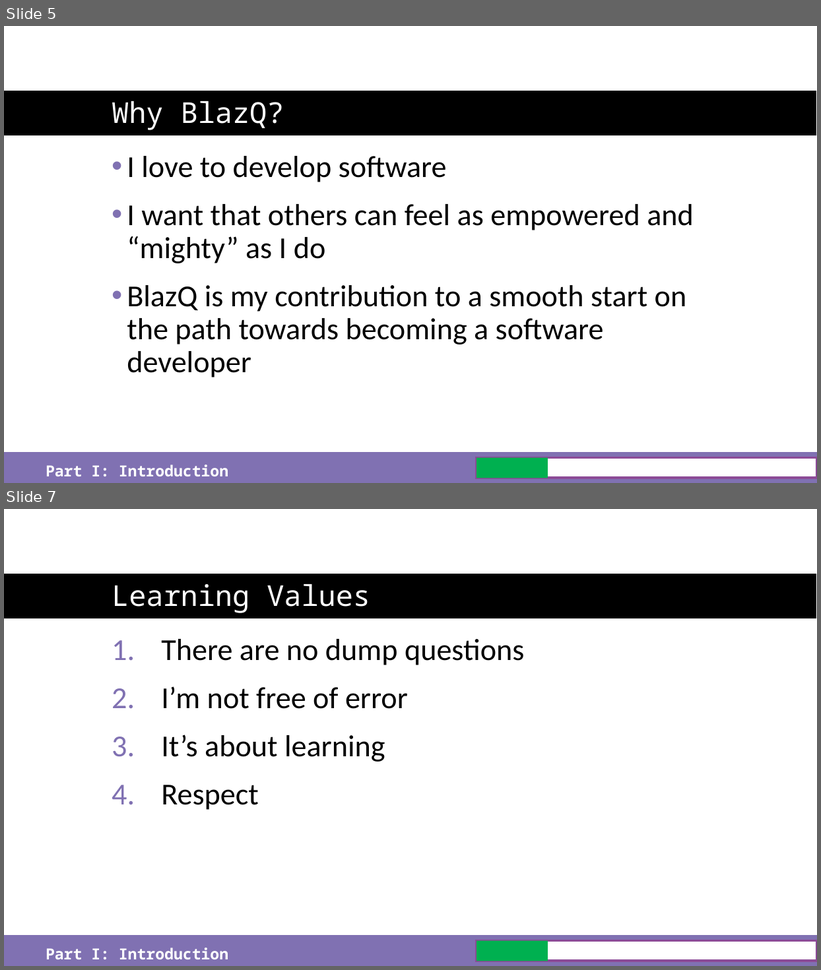
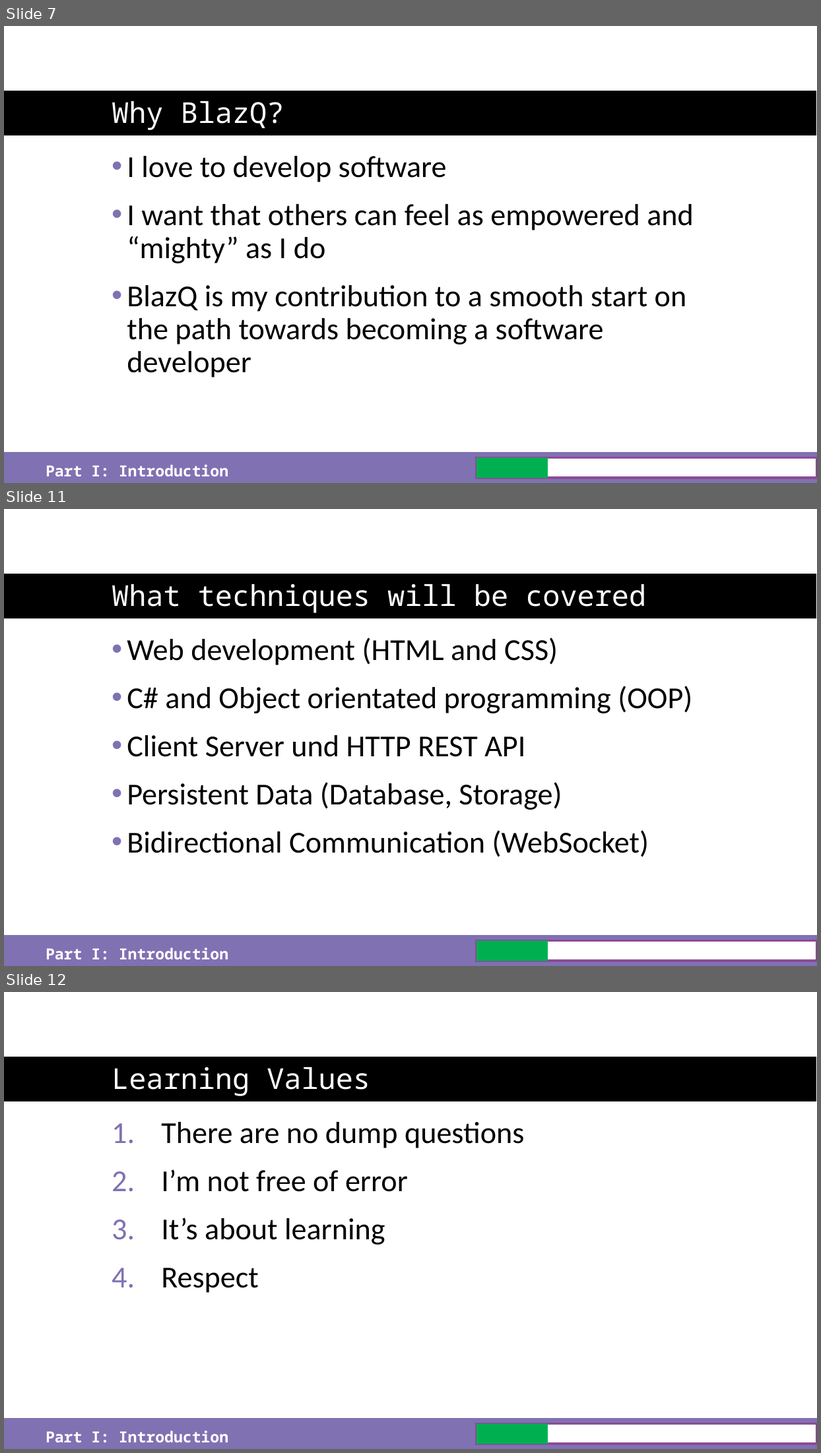
Before and after one commit to just-the-benno/BlazQ, a slide deck: episode1/media/slides-episode-1.pptx. Shown one above the other, each under a label of ours: slides 5 and 7 before the commit, slides 7, 11 and 12 after it; the slides between them are not shown. The pictures are 821x970 and 821x1453 pixels, drawn with LibreOffice and Linux fonts; fonts in the diff are those of the drawing; background and template pictures are left out. Boxes give left, top, right and bottom in pixels: in the first picture for what was removed or moved away, otherwise in the second. Text is boxed around its words. In the diff, an @@ line names an element or a change of style, - is before the commit and + after.

```diff
--- a/episode1/media/slides-episode-1.pptx
+++ b/episode1/media/slides-episode-1.pptx
@@ slide 11 added at (4,509,817,966), background #FFFFFF; not listed: 2 template elements that a slide beside it also shows @@
@@ title added at (112,584,646,613), 34 pt, text #FFFFFF @@
+What techniques will be covered
@@ text added at (127,638,692,857), 36 pt, text #000000 @@
+• Web development (HTML and CSS)
+• C# and Object orientated programming (OOP)
+• Client Server und HTTP REST API
+• Persistent Data (Database, Storage)
+• Bidirectional Communication (WebSocket)
@@ rectangle added at (477,941,817,961), fill #FFFFFF, outline #8C4B97 3 pt @@
@@ rectangle added at (477,941,548,961), fill #00B050 @@
@@ text added at (46,948,228,960), 18 pt, text #FFFFFF, bold @@
+Part I: Introduction
@@ what was slide 5 is now slide 7 @@
@@ what was slide 7 is now slide 12 @@
```
Also in this commit, not shown: 5 slides changed, 4 other slides added, 1 slide removed, 3 other files.
